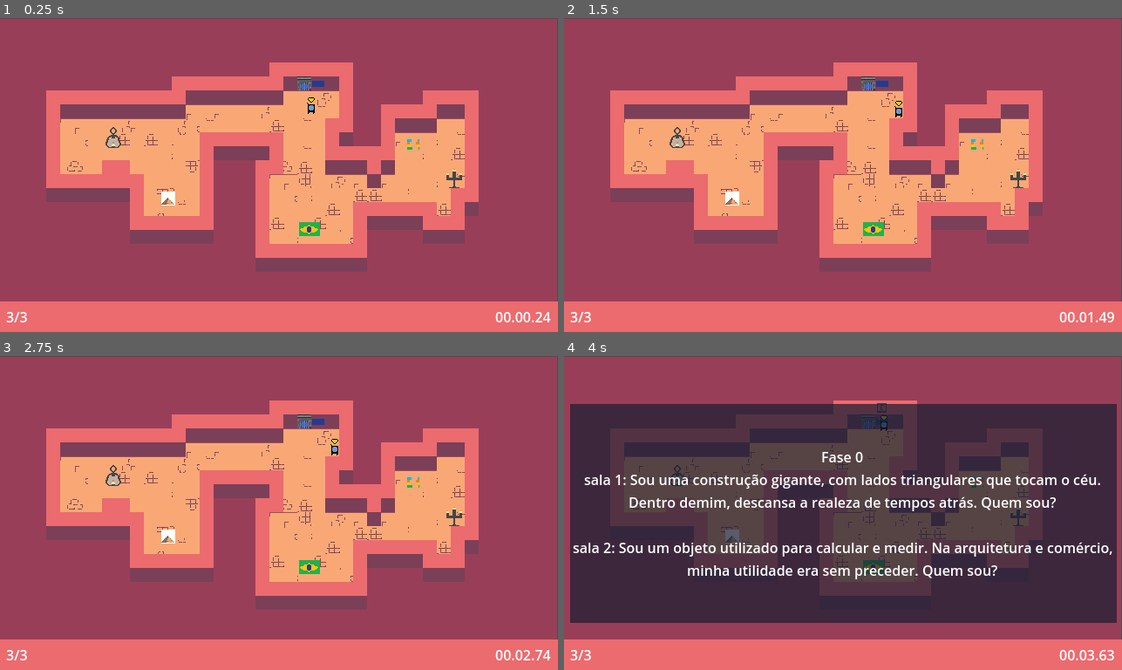
Above: before the commit, frames 1-4 (two rows, left to right).
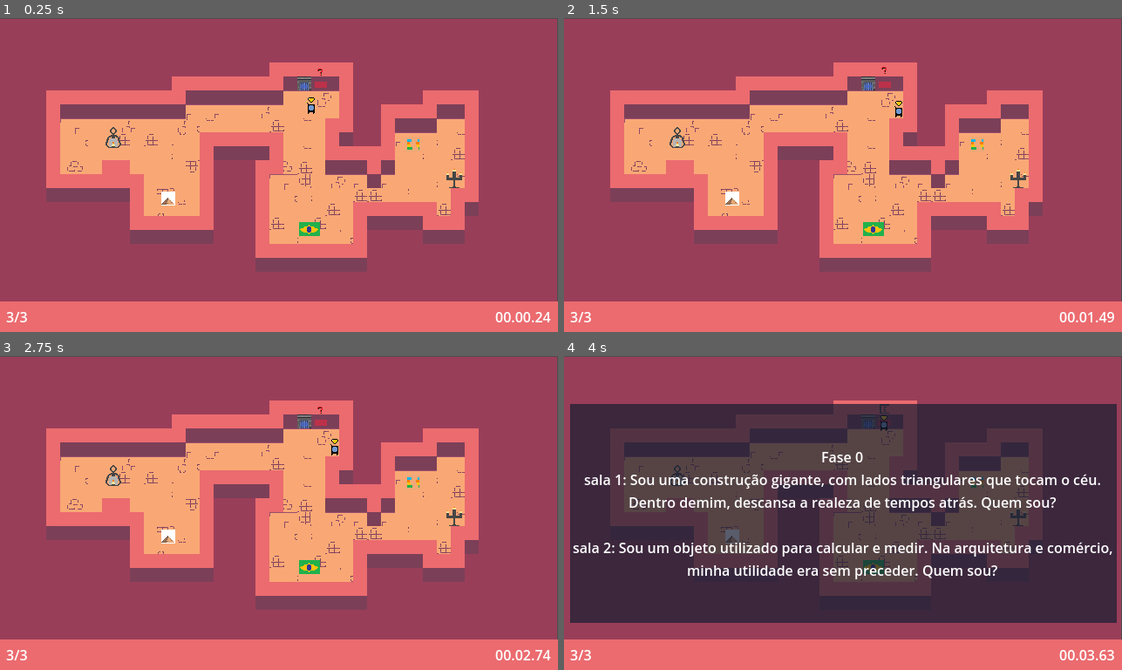
Above: after the commit, the same moments.

Repository: Layza-afk/utilma-viligia
Game: Godot game, scene res://cenas/Fases/fase_1.tscn
The game is run twice, just before and just after one commit, with the same random seed, the same clock (stepped at 60 frames per second) and the same inputs. This scene is started directly instead of the project's main scene.
Inputs:
- Up to frame 1 (0.25 s): no input
- Up to frame 2 (1.5 s): hold D (right) 0.53-1.28 s; tap E (interativo) at 0.6, 1.35 s; hold Down (down) from 1.28 s (still down)
- Up to frame 3 (2.75 s): tap Enter at 2 s; release Down (down) at 2.03 s; hold D (right) from 2.03 s (still down); tap E (interativo) at 2.1 s
- Up to frame 4 (4 s): release D (right) at 2.78 s; hold W (up) 2.78-3.53 s; tap E (interativo) at 2.85, 3.6 s; hold A (left) from 3.53 s (still down)

The runs differ from the first frame. In frame 1, less than 0.1% of the frame differs, in the area x 55-59%, y 16-23%; in frame 2, less than 0.1%; in frame 3, less than 0.1%; in frame 4, less than 0.1%.

Commit message:
finalidade

Diff:
--- a/cenas/Fases/fase_1.tscn
+++ b/cenas/Fases/fase_1.tscn
@@ -169,6 +169,7 @@
 position = Vector2(320, 64)
 
 [node name="tapete_p" parent="." instance=ExtResource("3_415en")]
+position = Vector2(331, 54)
 
 [node name="key_1" parent="." instance=ExtResource("5_8hvbi")]
 position = Vector2(156, 187)
--- a/cenas/interações/tapete_p.tscn
+++ b/cenas/interações/tapete_p.tscn
@@ -1,15 +1,51 @@
-[gd_scene load_steps=4 format=3 uid="uid://0p7ijk5pli48"]
+[gd_scene load_steps=10 format=3 uid="uid://0p7ijk5pli48"]
 
 [ext_resource type="Script" path="res://scripts/tapetes/tapete_p.gd" id="1_gko61"]
 [ext_resource type="Texture2D" uid="uid://d3j02cxcxwt7o" path="res://assets/ui/E.png" id="2_473r7"]
+[ext_resource type="Texture2D" uid="uid://dabakifu6syma" path="res://assets/ui/interrogar.png" id="3_0nbum"]
 
 [sub_resource type="RectangleShape2D" id="RectangleShape2D_c4yh8"]
 size = Vector2(12, 2)
 
+[sub_resource type="AtlasTexture" id="AtlasTexture_bynbo"]
+atlas = ExtResource("3_0nbum")
+region = Rect2(0, 0, 10, 10)
+
+[sub_resource type="AtlasTexture" id="AtlasTexture_gv2gx"]
+atlas = ExtResource("3_0nbum")
+region = Rect2(10, 0, 10, 10)
+
+[sub_resource type="AtlasTexture" id="AtlasTexture_n0tp1"]
+atlas = ExtResource("3_0nbum")
+region = Rect2(20, 0, 10, 10)
+
+[sub_resource type="AtlasTexture" id="AtlasTexture_82sat"]
+atlas = ExtResource("3_0nbum")
+region = Rect2(30, 0, 10, 10)
+
+[sub_resource type="SpriteFrames" id="SpriteFrames_tnj6k"]
+animations = [{
+"frames": [{
+"duration": 1.0,
+"texture": SubResource("AtlasTexture_bynbo")
+}, {
+"duration": 1.0,
+"texture": SubResource("AtlasTexture_gv2gx")
+}, {
+"duration": 1.0,
+"texture": SubResource("AtlasTexture_n0tp1")
+}, {
+"duration": 1.0,
+"texture": SubResource("AtlasTexture_82sat")
+}],
+"loop": true,
+"name": &"default",
+"speed": 5.0
+}]
+
 [node name="tapete_p" type="Area2D"]
 process_mode = 3
 light_mask = 4
-position = Vector2(328, 53)
 collision_layer = 4
 script = ExtResource("1_gko61")
 
@@ -21,7 +57,7 @@
 offset_right = 7.0
 offset_bottom = 7.0
 grow_horizontal = 2
-color = Color(0.135608, 0.230134, 0.574952, 1)
+color = Color(0.740908, 0.190656, 0.290515, 1)
 metadata/_edit_use_anchors_ = true
 
 [node name="colision" type="CollisionShape2D" parent="."]
@@ -33,6 +69,13 @@
 z_index = 1
 position = Vector2(0, -12)
 texture = ExtResource("2_473r7")
+
+[node name="?" type="AnimatedSprite2D" parent="."]
+z_index = 2
+position = Vector2(-1, -12)
+sprite_frames = SubResource("SpriteFrames_tnj6k")
+autoplay = "default"
+frame_progress = 0.104378
 
 [node name="CanvasLayer" type="CanvasLayer" parent="."]
 visible = false
--- a/scripts/tapetes/tapete_p.gd
+++ b/scripts/tapetes/tapete_p.gd
@@ -5,6 +5,8 @@
 
 @onready var text_charada: Label = $CanvasLayer/text
 @onready var texture_txt: ColorRect = $CanvasLayer/texture_txt
+@onready var interrogar: AnimatedSprite2D = $"?"
+
 
 var can_interact: bool = false
 var interface_open: bool = false
@@ -26,6 +28,7 @@
 
 func _on_body_entered(body: Node2D) -> void:
 	text_info_E.visible = true
+	interrogar.visible = false
 	can_interact = true
 
 func _on_body_exited(body: Node2D) -> void:
Binary file added: assets/ui/interrogar.png
Not shown, added: assets/ui/interrogar.png.import
Not shown: 1 places in cenas/Fases/fase_2.tscn that only renumber resources
Not shown, changed: export_presets.cfg
Not shown, changed: Utilma Viligia.console.exe
Not shown, changed: Utilma Viligia.exe
Not shown, changed: Utilma Viligia.pck
